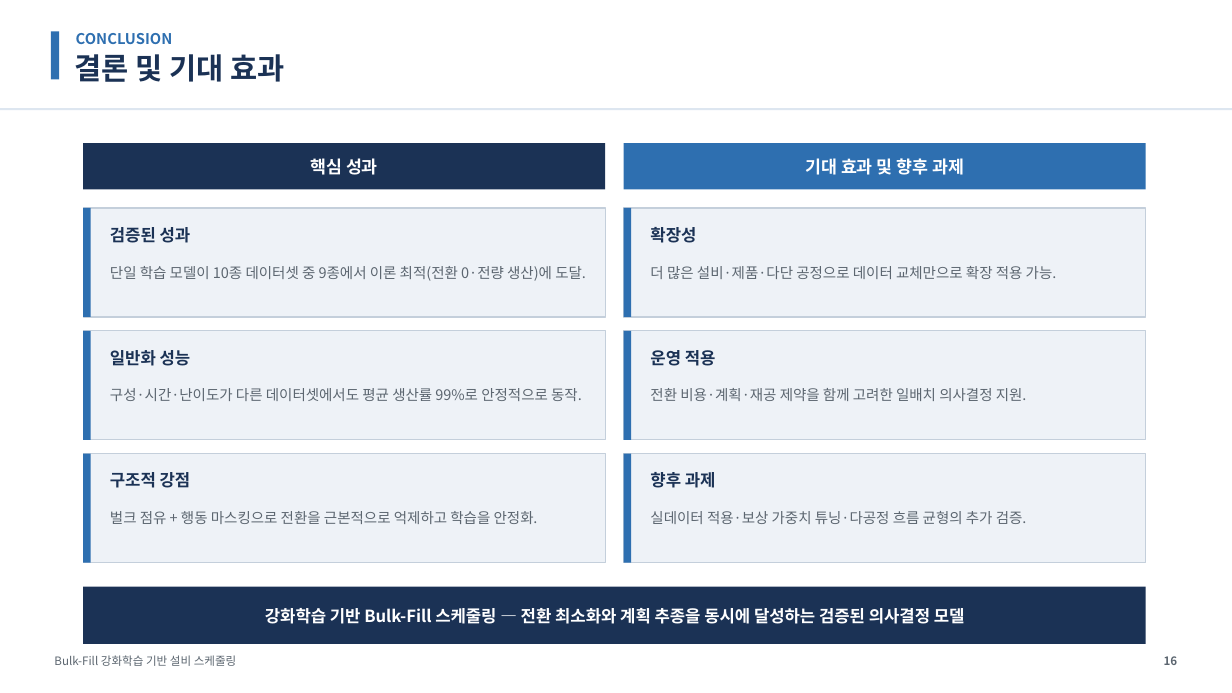
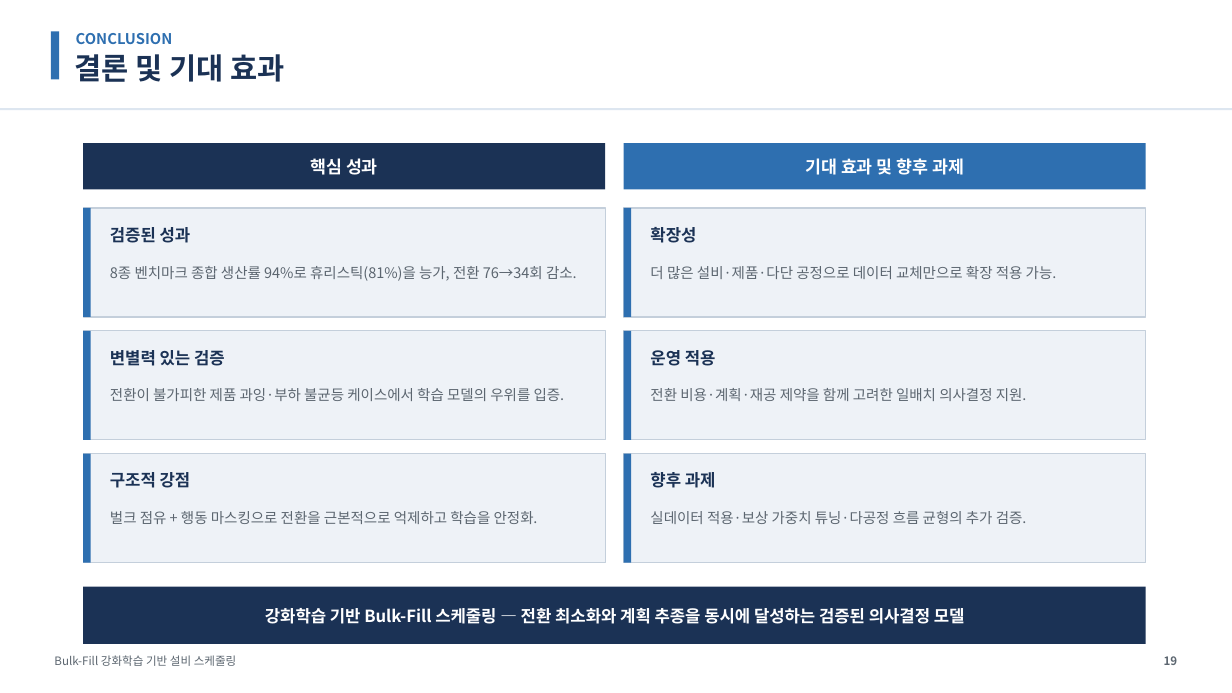
Before and after one commit to relighting123/pjt_scheduling, a slide deck: slide 19 of docs/BulkFill_스케줄링_발표자료.pptx (slide 16 before the commit). Drawn at 1232x693 pixels with LibreOffice and Linux fonts; fonts in the diff are those of the drawing. Boxes give left, top, right and bottom in pixels: in the first picture for what was removed or moved away, otherwise in the second. Text is boxed around its words. In the diff, an @@ line names an element or a change of style, - is before the commit and + after.

```diff
--- a/docs/BulkFill_스케줄링_발표자료.pptx
+++ b/docs/BulkFill_스케줄링_발표자료.pptx
@@ text at [110,266,577,281]: text changed @@
-단일 학습 모델이 10종 데이터셋 중 9종에서 이론 최적(전환 0·전량 생산)에 도달.
+8종 벤치마크 종합 생산률 94%로 휴리스틱(81%)을 능가, 전환 76→34회 감소.
@@ text at [110,350,225,366]: text changed @@
-일반화 성능
+변별력 있는 검증
@@ text at [110,388,565,401]: text changed @@
-구성·시간·난이도가 다른 데이터셋에서도 평균 생산률 99%로 안정적으로 동작.
+전환이 불가피한 제품 과잉·부하 불균등 케이스에서 학습 모델의 우위를 입증.
```
Also in this commit, not shown: 1 other slide changed, 4 slides added, 1 slide removed, 13 other files.
